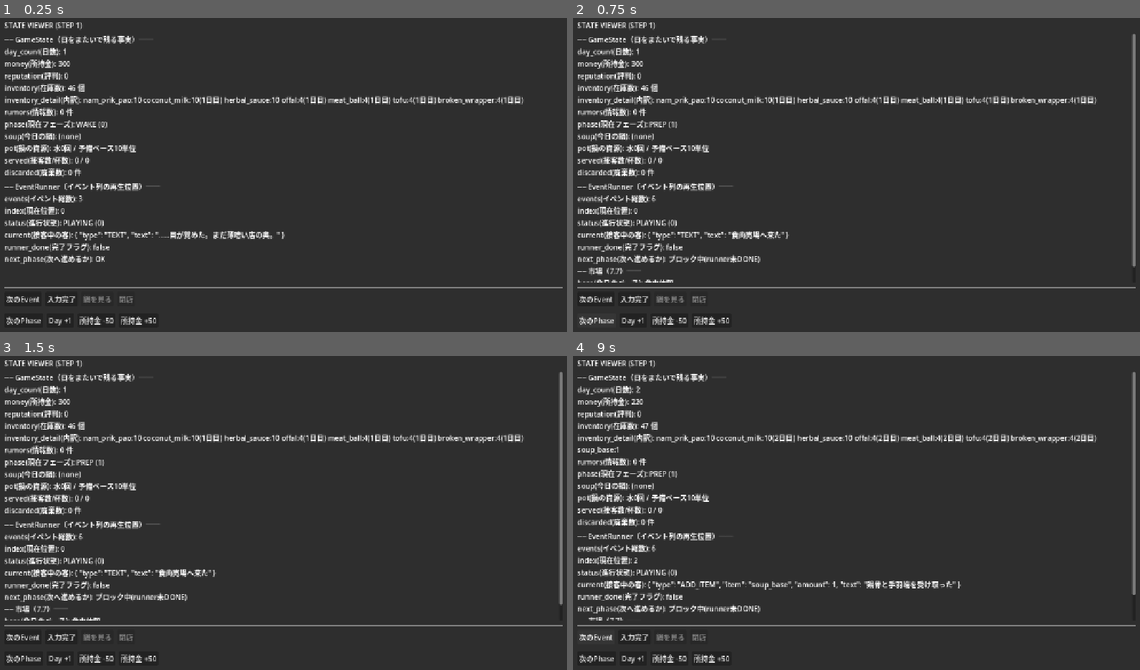
Above: before the commit, frames 1-4 (two rows, left to right).
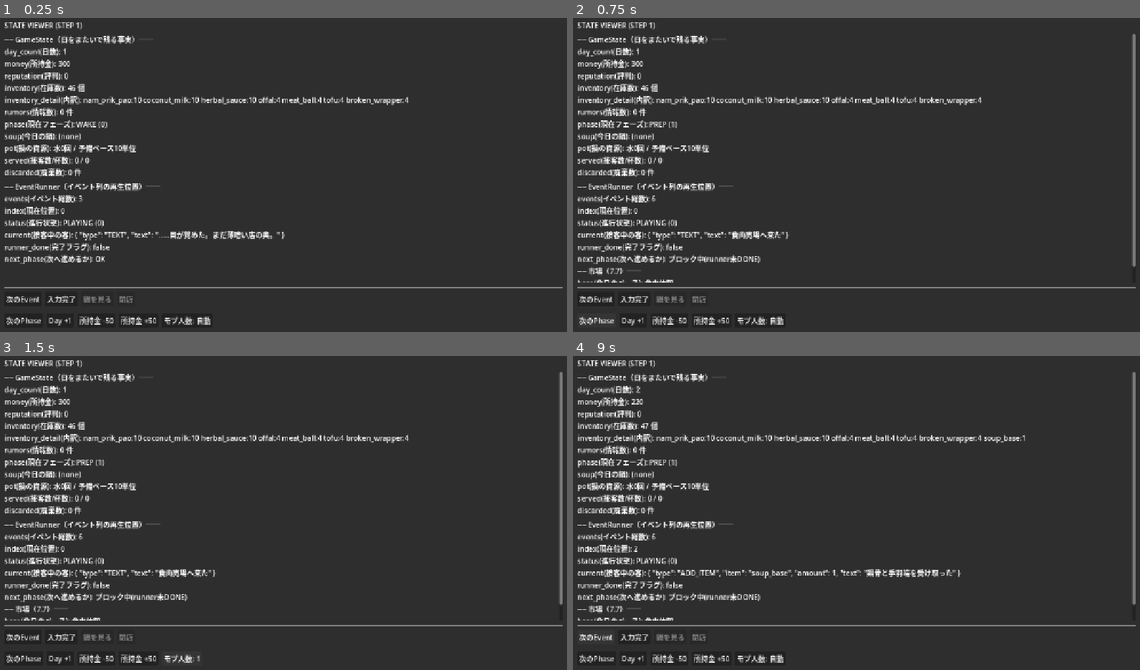
Above: after the commit, the same moments.

Repository: kimidorikame/Godot_Game01
Game: Godot game, scene res://scenes/debug_panel.tscn
Same seed, same stepped clock (60 frames per second), same inputs: the game is played once before the commit and once after it.
Inputs (mouse positions are in pixels of both pictures, inside the frame that each line leads up to):
- Up to frame 1 (0.25 s): no input
- Up to frame 2 (0.75 s): click "次のPhase" at 0.5 s
- Up to frame 3 (1.5 s): click (187, 657) at 1.25 s, where only the run after the commit has a clickable "モブ人数: 自動"
- Up to frame 4 (9 s): click (754, 657) at 2 s, where only the run after the commit has a clickable "モブ人数: 1"; click (754, 657) at 2.75 s, where only the run after the commit has a clickable "モブ人数: 2"; click (754, 657) at 3.5 s, where only the run after the commit has a clickable "モブ人数: 3"; click (754, 657) at 4.25 s, where only the run after the commit has a clickable "モブ人数: 4"; click "次のEvent" at 5 s; click "入力完了" at 5.75 s; click "Day +1" at 6.5 s; click "所持金 -50" at 7.25 s; click "所持金 +50" at 8 s; click "次のEvent" at 8.75 s

The runs differ from the first frame. In frame 1, 0.9% of the frame differs, in the area x 29-93%, y 24-98%; in frame 2, 0.9%; in frame 3, 0.9%; in frame 4, 6.8%, in the area x 0-100%, y 24-98%.

Commit message:
腐る具材に「傷んでいない／傷んだ」の鮮度選択（2ボタン・バッチ管理）を追加
- stocked_day を購入日別の perishable_batches に置き換え（fresh_count / damaged_count /
  remove_inventory_fresh / remove_inventory_damaged を追加。破棄は古いバッチだけ）
- ADJUST は腐る品目で2ボタン（傷んだ側は「(傷)」）。判定は押したボタンだけで決まり、
  足りない分はもう一方のバケツから補う。押した側が空のボタンは無効
- 内訳表示を「新鮮N・傷M」形式に変更
- デバッグ用：モブ人数を強制指定するボタンを計器盤に追加

Co-Authored-By: Claude Sonnet 5 <noreply@anthropic.com>

Diff:
--- a/scenes/debug_panel.tscn
+++ b/scenes/debug_panel.tscn
@@ -94,5 +94,9 @@
 layout_mode = 2
 text = "所持金 +50"
 
+[node name="BtnMobDebug" type="Button" parent="Margin/VBox/PhaseRow"]
+layout_mode = 2
+text = "モブ人数: 自動"
+
 [node name="FlowController" type="Node" parent="."]
 script = ExtResource("2")
--- a/scripts/day1_events.gd
+++ b/scripts/day1_events.gd
@@ -800,17 +800,21 @@
 ## 全客共通なのでここに1箇所だけ置く。GameState.inventory にある id だけを出す
 ## （＝在庫が選択肢を決める）。remove_inventory は0以下でキーごと削除する仕様なので、
 ## 辞書に残っている＝在庫1個以上、のチェックは不要。
+## 鮮度: 腐る品目は「傷んでいない分」と「傷んだ分」を別ボタンにする（傷んだ側は
+## "damaged": true とラベル末尾の「(傷)」。キーが無ければ傷んでいない側）。腐らない品目は
+## damaged_count が常に0なので今までどおり1つ。どちらのボタンを押したかが判定を決める
+## （傷んだボタン＝-1段階）。その側の在庫が0のボタンは出さない。
 static func _adjust_options() -> Array:
 	var options := []
 	for id in GameState.inventory:
 		if id == "soup_base":   # 鍋のベースはADJUSTの対象外
 			continue
-		# 腐敗: 3日目の傷んだ具材は注記を付ける（使えるが判定で-1段階）。
 		# 日数は夜の間に変わらないので、接客開始時に組み立てる既存の扱いのままでよい。
 		var label: String = _ADJUST_LABELS.get(id, str(id))
-		if GameState.is_damaged(id):
-			label += "(傷)"
-		options.append({ "id": id, "label": label })
+		if GameState.fresh_count(id) > 0:
+			options.append({ "id": id, "label": label })
+		if GameState.damaged_count(id) > 0:
+			options.append({ "id": id, "label": label + "(傷)", "damaged": true })
 	return options
 
 
--- a/scripts/debug_panel.gd
+++ b/scripts/debug_panel.gd
@@ -17,6 +17,7 @@
 @onready var _btn_day_plus: Button = $Margin/VBox/PhaseRow/BtnDayPlus as Button
 @onready var _btn_money_minus: Button = $Margin/VBox/PhaseRow/BtnMoneyMinus as Button
 @onready var _btn_money_plus: Button = $Margin/VBox/PhaseRow/BtnMoneyPlus as Button
+@onready var _btn_mob_debug: Button = $Margin/VBox/PhaseRow/BtnMobDebug as Button
 
 # OPEN の間だけ生きる客キュー管理役（STEP 6）。OPEN 以外では null。
 # flow.runner は「今の客の接客 runner」に載せ替える。この _open は「今何人目か」を持つだけ。
@@ -80,6 +81,11 @@
 # 今日のモブ人数（DESIGN.md 7.6）。OPENに入る瞬間に1回だけ引いて、スケジュール作成と
 # 客ごとのEvent生成の両方で使い回す（呼ぶたびに乱数を引くと食い違うため）。
 var _mob_count := 0
+
+# デバッグ用：今夜のモブ人数の強制指定（-1＝自動＝GameState.mob_count_today()）。OPENに入る
+# 瞬間に読まれるので、変えるなら OPEN に入る前（WAKE・PREP中）に押すこと。GameState には持たせない
+# （本番の挙動・データには関係しない、この計器盤だけの検証用の上書き）。
+var _debug_mob_count := -1
 
 # 今日はクズ野菜ベースか（所持金がベース代に満たないので端材屋へ回った日）。PREPに入る瞬間に
 # 1回だけ決めて、prep_events と計器盤の両方で使い回す（_mob_count と同じ形）。
@@ -116,6 +122,8 @@
 	# [所持金 ±50] = 所持金だけ動かす（デバッグ用。クズ野菜ベースやゲームオーバーの確認に使う）。
 	_btn_money_minus.pressed.connect(_on_money_debug_pressed.bind(-50))
 	_btn_money_plus.pressed.connect(_on_money_debug_pressed.bind(50))
+	# [モブ人数] = 今夜のモブ人数を 自動→1→2→3→4→自動… と切り替える（デバッグ用）。
+	_btn_mob_debug.pressed.connect(_on_mob_debug_pressed)
 
 	_refresh()
 
@@ -123,7 +131,7 @@
 ## Day1開始時の初期在庫を積む（DESIGN.md 7.7）。ゲーム開始時（_ready）と、最終日の翌朝の
 ## 新規ゲームへの巻き戻し後（game_restarted）の両方から呼ぶ。
 ## is_empty()でガード＝シーン再読み込み等で二度走っても二重に積まない。
-## 巻き戻しでは day_count が1に戻った後に呼ばれるので、stocked_day も1日目で記録される。
+## 巻き戻しでは day_count が1に戻った後に呼ばれるので、購入日別のバッチも1日目で記録される。
 func _seed_initial_inventory() -> void:
 	if not GameState.inventory.is_empty():
 		return
@@ -167,7 +175,7 @@
 		flow.set_runner(Day1Events.prep_events(spoiled, _scraps_base, reserve_lost))
 	elif phase == GameState.Phase.OPEN:
 		# 客ループは OpenController に隔離（DESIGN.md 4章）。中身の再生は客ごとの runner。
-		_mob_count = GameState.mob_count_today()
+		_mob_count = _debug_mob_count if _debug_mob_count >= 0 else GameState.mob_count_today()
 		_open = OpenController.new(Day1Events.customer_schedule(_mob_count))
 		_load_current_customer()
 	elif phase == GameState.Phase.CLOSE:
@@ -235,15 +243,20 @@
 ## フェーズ1 ステップ3：在庫を減らすのは add_to_bowl() が実際に椀へ足せたとき（戻り値
 ## true）だけにする。上限（3枠）に達している・椀が無いときに add_to_bowl() が
 ## 何もせず false を返すケースで、椀には入らないのに在庫だけ減る不具合があったため。
-func _on_ingredient_selected(ingredient_id: String) -> void:
+## 鮮度: 傷み判定は「どちらのボタンを押したか」だけで決める（damaged＝傷んだボタン）。
+## 押した側の在庫が足りなくても、合計が servings 以上なら、もう一方から補って人数分まとめて
+## 引く（押した側に1個以上あることはボタン側で保証。二重にここでも見る）。
+func _on_ingredient_selected(ingredient_id: String, damaged: bool = false) -> void:
 	var servings := _current_servings()
-	if int(GameState.inventory.get(ingredient_id, 0)) < servings:
-		return
-	# 傷み判定は在庫を減らす前に取る（0になると stocked_day ごと消えて引けなくなる）。
-	var spoiled := GameState.is_damaged(ingredient_id)
-	var added := _open != null and _open.add_to_bowl(ingredient_id, spoiled)
+	var own: int = GameState.damaged_count(ingredient_id) if damaged else GameState.fresh_count(ingredient_id)
+	if own < 1 or GameState.fresh_count(ingredient_id) + GameState.damaged_count(ingredient_id) < servings:
+		return
+	var added := _open != null and _open.add_to_bowl(ingredient_id, damaged)
 	if added:
-		GameState.remove_inventory(ingredient_id, servings)
+		if damaged:
+			GameState.remove_inventory_damaged(ingredient_id, servings)
+		else:
+			GameState.remove_inventory_fresh(ingredient_id, servings)
 	_refresh()
 
 
@@ -726,6 +739,15 @@
 	_refresh()
 
 
+## デバッグ用：モブ人数の強制指定を 自動→1→2→3→4→自動 と回す。次に OPEN に入るときから効く。
+func _on_mob_debug_pressed() -> void:
+	_debug_mob_count = _debug_mob_count + 1 if _debug_mob_count < 4 else -1
+	if _debug_mob_count == 0:
+		_debug_mob_count = 1
+	_btn_mob_debug.text = "モブ人数: %s" % ("自動" if _debug_mob_count < 0 else str(_debug_mob_count))
+	_refresh()
+
+
 ## デバッグ用：所持金を delta だけ動かす（apply_money を通す＝本番と同じ入口）。
 ## 下限は設けない（マイナスにもなる＝ゲームオーバー系の確認にも使える）。
 ## PREPのベース分岐はPREPに入る瞬間に固定されるので、確認するときは PREP に入る前
@@ -842,11 +864,16 @@
 		# ここでライブの在庫数を見て無効化し直す（水場ボタンと同じ形）。
 		# DESIGN.md 7.6「具材 −人数分」：1回選ぶと servings 個消費するので、
 		# servings に満たない残りしか無ければ押せない（黙って端数だけ消費させない）。
-		var out_of_stock: bool = int(GameState.inventory.get(opt_id, 0)) < servings
+		# 鮮度: 押した側のバケツが1個以上あり、かつ両バケツの合計が servings 以上なら押せる
+		# （不足はもう一方で補う。押した側が空のボタンで傷みの有無を選び直せないようにする）。
+		var opt_damaged: bool = bool(option.get("damaged", false))
+		var own: int = GameState.damaged_count(opt_id) if opt_damaged else GameState.fresh_count(opt_id)
+		var out_of_stock: bool = own < 1 \
+			or GameState.fresh_count(opt_id) + GameState.damaged_count(opt_id) < servings
 		var btn := Button.new()
 		btn.text = str(option.get("label", opt_id if opt_id != "" else "?"))
 		btn.disabled = at_cap or out_of_stock
-		btn.pressed.connect(_on_ingredient_selected.bind(opt_id))
+		btn.pressed.connect(_on_ingredient_selected.bind(opt_id, opt_damaged))
 		_options_row.add_child(btn)
 	# [廃棄する]：枠が0〜3個どの状態でも／at_cap・在庫切れに関係なく押せるが、鍋の残量が
 	# 客の注文（servings）に満たないときは無効（無駄にできる一杯が無い）。鍋モードの[戻る]・
@@ -953,8 +980,8 @@
 
 
 ## 在庫の品目別内訳（7.7：市場で何を買ったかを目で確認できるようにするため）。
-## 例: "winter_melon:5 tofu:4(3日目・傷)"。空なら "(なし)"。
-## 腐る品目だけ経過日数を添える（3日目は「傷」＝使えるが判定-1段階）。
+## 例: "winter_melon:5 tofu:4(新鮮3・傷1)"。空なら "(なし)"。
+## 腐る品目だけ、傷んだ分があるときに内訳を添える（傷＝使えるが判定-1段階）。
 ## キーの並びはDictionaryの挿入順（買った順）でよい・ソートはしない。
 func _format_inventory_detail() -> String:
 	if GameState.inventory.is_empty():
@@ -963,7 +990,9 @@
 	for id in GameState.inventory:
 		var entry := "%s:%d" % [str(id), int(GameState.inventory[id])]
 		if Ingredients.is_perishable(str(id)):
-			entry += "(%d日目%s)" % [GameState.age_of(id), "・傷" if GameState.is_damaged(id) else ""]
+			var bad := GameState.damaged_count(id)
+			if bad > 0:
+				entry += "(新鮮%d・傷%d)" % [GameState.fresh_count(id), bad]
 		parts.append(entry)
 	return " ".join(parts)
 
--- a/scripts/game_state.gd
+++ b/scripts/game_state.gd
@@ -80,10 +80,11 @@
 # 個数が0になったキーは削除する＝「持っていない」を辞書に無い状態で表現する。
 var inventory: Dictionary = {}
 
-# 品目ごとの「最後に補充した日」{ id: day_count }。腐敗の経過日数の基準（簡易版）。
-# 個別ロットは持たない＝買い足すと品目全体が新しい扱いになる。inventory と同じ寿命で、
-# 個数0でキーが消えるときは一緒に消す。経過日数は保存せず都度計算する（age_of）。
-var stocked_day: Dictionary = {}
+# 腐る品目（Ingredients.is_perishable）の購入日別の内訳 { id: [ { "day": 購入日, "count": 個数 }, ... ] }。
+# 配列は購入日が早い順（day_count は増える一方なので、末尾へ足すだけで古い順が保たれる）。
+# 個数の合計は常に inventory[id] と一致させる。個数0のバッチは取り除き、品目の合計が0に
+# なったらキーごと消す。腐らない品目・soup_base は登場しない。経過日数は保存せず都度計算する。
+var perishable_batches: Dictionary = {}
 
 # スマホで得た情報の断片。中身の型は Rumor（後で定義）。
 var rumors: Array = []
@@ -95,7 +96,7 @@
 var reserve_base_units: int = INITIAL_RESERVE_BASE_UNITS
 
 # 予備ベースの購入（食肉仲卸。1周1回）。購入した分だけに期限がある（初期分は対象外）。
-# inventory / stocked_day は再利用しない（予備ベースは在庫の品目ではなく、期限の日数の
+# inventory / perishable_batches は再利用しない（予備ベースは在庫の品目ではなく、期限の日数の
 # 数え方だけ食材と揃える）。reserve_base_units は「初期分＋購入分」の合計のまま残す。
 # purchased は破棄されても true のまま（1周1回の上限）。remaining は購入分のうち未使用の単位数。
 var reserve_base_purchased: bool = false
@@ -156,7 +157,7 @@
 	money = INITIAL_MONEY
 	reputation = 0
 	inventory.clear()
-	stocked_day.clear()
+	perishable_batches.clear()
 	rumors.clear()
 	reserve_base_units = INITIAL_RESERVE_BASE_UNITS
 	reserve_base_purchased = false
@@ -219,10 +220,16 @@
 ## 在庫に item を count 個足す入口。ADD_ITEM Event を受けた側から呼ぶ。
 ## apply_money と同じく「在庫をいじる唯一の入口」を用意し、受け側から
 ## inventory 辞書を直接触らせない。
-## 腐敗の基準日として、補充した日（day_count）を品目ごとに記録する。
+## 腐る品目は、購入日別のバッチ（perishable_batches）にも足す（同じ日なら末尾へ合算）。
 func add_inventory(item, count: int = 1) -> void:
 	inventory[item] = int(inventory.get(item, 0)) + count
-	stocked_day[item] = day_count
+	if Ingredients.is_perishable(str(item)) and count > 0:
+		var batches: Array = perishable_batches.get(item, [])
+		if not batches.is_empty() and int(batches[-1]["day"]) == day_count:
+			batches[-1]["count"] = int(batches[-1]["count"]) + count
+		else:
+			batches.append({ "day": day_count, "count": count })
+		perishable_batches[item] = batches
 
 
 ## 在庫から item を count 個抜く入口。add_inventory の裏返し。
@@ -230,35 +237,109 @@
 ## 該当が無い分・引きすぎた分は黙って0扱いにする（負の在庫は持たない。
 ## 旧・配列版の「Array.erase は未ヒットでも安全」と同じ安全性を保つ）。
 ## STEP 4: 「仕込み」で具材を消費するのに使う。soup を埋める処理はまだ持たない。
+## 腐る品目はバッチと整合させるため remove_inventory_fresh（古い順）へ委譲する
+## （呼び出し元は今 soup_base の仕込み消費だけ＝腐らない品目）。
 func remove_inventory(item, count: int = 1) -> void:
+	if Ingredients.is_perishable(str(item)):
+		remove_inventory_fresh(item, count)
+		return
 	var remaining: int = int(inventory.get(item, 0)) - count
 	if remaining <= 0:
 		inventory.erase(item)
-		stocked_day.erase(item)
 	else:
 		inventory[item] = remaining
 
 
-## 品目の経過日数（補充した日を1日目とする）。在庫が無い・記録が無ければ0。
-func age_of(item) -> int:
-	if not stocked_day.has(item):
+## バッチの経過日数（購入日を1日目とする）。
+func _batch_age(batch: Dictionary) -> int:
+	return day_count - int(batch["day"]) + 1
+
+
+## 傷んでいない在庫数。腐らない品目は在庫の全量。
+func fresh_count(item) -> int:
+	if not Ingredients.is_perishable(str(item)):
+		return int(inventory.get(item, 0))
+	var total := 0
+	for batch in perishable_batches.get(item, []):
+		if _batch_age(batch) < SPOIL_DAMAGED_DAY:
+			total += int(batch["count"])
+	return total
+
+
+## 傷んだ在庫数（3日目以降。4日目以降は本来PREPで破棄済みだが、残っていても傷んだ側に数える）。
+## 腐らない品目は常に0。
+func damaged_count(item) -> int:
+	if not Ingredients.is_perishable(str(item)):
 		return 0
-	return day_count - int(stocked_day[item]) + 1
-
-
-## 傷んでいる状態か（腐る品目で、ちょうど3日目）。使えるが判定で-1段階。
-func is_damaged(item) -> bool:
-	return Ingredients.is_perishable(str(item)) and age_of(item) == SPOIL_DAMAGED_DAY
-
-
-## 腐りきった品目（4日目以降）を在庫から個数ごと消し、消した id の配列を返す。
+	var total := 0
+	for batch in perishable_batches.get(item, []):
+		if _batch_age(batch) >= SPOIL_DAMAGED_DAY:
+			total += int(batch["count"])
+	return total
+
+
+## 傷んでいない分から古い順に count 個引く。足りなければ傷んだ分で補う。
+## どちらのボタンを押したか（判定）は呼び出し側が決める。ここは在庫を引くだけ。
+func remove_inventory_fresh(item, count: int = 1) -> void:
+	_take_from_batches(item, count, false)
+
+
+## 傷んだ分から count 個引く。足りなければ傷んでいない分（古い順）で補う。
+func remove_inventory_damaged(item, count: int = 1) -> void:
+	_take_from_batches(item, count, true)
+
+
+## バッチを指定の優先順で count 個引き、inventory と整合させる。腐らない品目は素の減算。
+## 引きすぎた分は黙って捨てる（remove_inventory と同じ安全設計。負の在庫は持たない）。
+func _take_from_batches(item, count: int, damaged_first: bool) -> void:
+	if not Ingredients.is_perishable(str(item)):
+		remove_inventory(item, count)
+		return
+	var batches: Array = perishable_batches.get(item, [])
+	var left := count
+	for pass_damaged in [damaged_first, not damaged_first]:
+		var i := 0
+		while i < batches.size() and left > 0:
+			var batch: Dictionary = batches[i]
+			if (_batch_age(batch) >= SPOIL_DAMAGED_DAY) != pass_damaged:
+				i += 1
+				continue
+			var take := mini(int(batch["count"]), left)
+			batch["count"] = int(batch["count"]) - take
+			left -= take
+			if int(batch["count"]) <= 0:
+				batches.remove_at(i)
+			else:
+				i += 1
+	_sync_batches(item, batches)
+
+
+## バッチの合計を inventory へ反映する。合計が0ならキーごと消す。
+func _sync_batches(item, batches: Array) -> void:
+	var total := 0
+	for batch in batches:
+		total += int(batch["count"])
+	if total <= 0:
+		inventory.erase(item)
+		perishable_batches.erase(item)
+	else:
+		inventory[item] = total
+		perishable_batches[item] = batches
+
+
+## 腐りきったバッチ（4日目以降）だけを在庫から消し、消した品目の id の配列を返す。
+## 同じ品目の新しいバッチが残れば品目は在庫に残る。
 ## 呼び出し側（PREPに入る瞬間）が1回だけ呼び、返り値を通知テキストに使う。
 func discard_spoiled_inventory() -> Array:
 	var discarded := []
-	for item in inventory.keys():
-		if Ingredients.is_perishable(str(item)) and age_of(item) >= SPOIL_DISCARD_DAY:
-			inventory.erase(item)
-			stocked_day.erase(item)
+	for item in perishable_batches.keys():
+		var batches: Array = perishable_batches[item]
+		var kept := []
+		for batch in batches:
+			if _batch_age(batch) < SPOIL_DISCARD_DAY:
+				kept.append(batch)
+		if kept.size() != batches.size():
+			_sync_batches(item, kept)
 			discarded.append(item)
 	return discarded
 
@@ -274,7 +355,7 @@
 	return true
 
 
-## 購入日を1日目とした経過日数（age_of と同じ数え方）。
+## 購入日を1日目とした経過日数（_batch_age と同じ数え方）。
 func _reserve_base_age() -> int:
 	return day_count - reserve_base_purchase_day + 1
 
